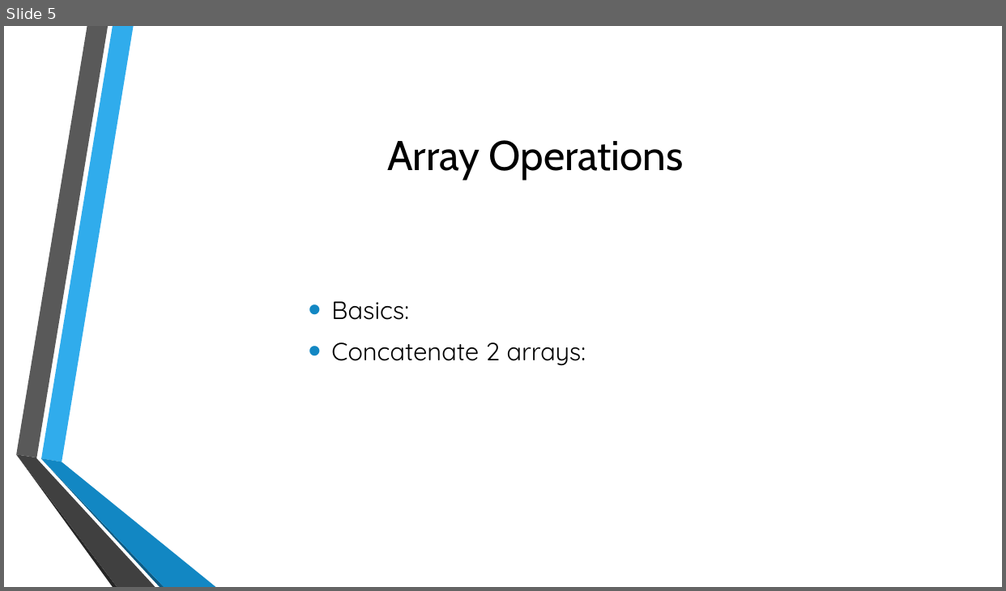
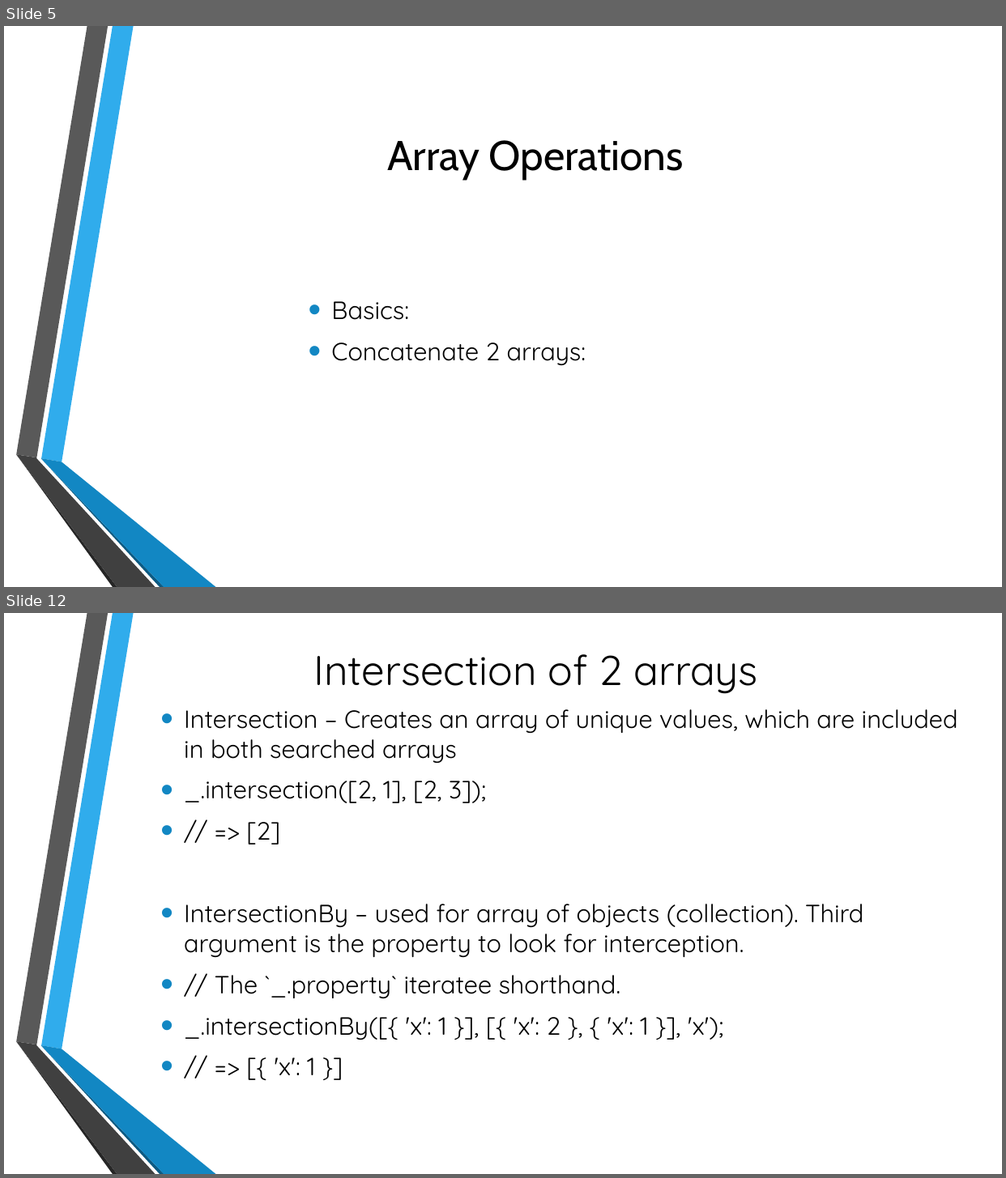
Before and after one commit to KostaProsenikov/lodash, a slide deck: Lodash.pptx. Shown one above the other, each under a label of ours: slide 5 before the commit, slides 5 and 12 after it; the slides between them are not shown. The pictures are 1006x591 and 1006x1178 pixels, drawn with LibreOffice and Linux fonts; fonts in the diff are those of the drawing; background and template pictures are left out. Boxes give left, top, right and bottom in pixels: in the first picture for what was removed or moved away, otherwise in the second. Text is boxed around its words. In the diff, an @@ line names an element or a change of style, - is before the commit and + after.

Commit message:
Update for the arrays presentation

```diff
--- a/Lodash.pptx
+++ b/Lodash.pptx
@@ slide 12 added at <box>4,613,1002,1174</box>, background picture (left out); not listed: 6 template elements that a slide beside it also shows @@
@@ title added at <box>313,654,757,694</box>, 40 pt, text #000000 @@
+Intersection of 2 arrays
@@ text added at <box>184,709,958,1076</box>, 24 pt, text #000000 @@
+• Intersection – Creates an array of unique values, which are included in both searched arrays
+• _.intersection([2, 1], [2, 3]);
+• // => [2]
+• IntersectionBy – used for array of objects (collection). Third argument is the property to look for interception.
+• // The `_.property` iteratee shorthand.
+• _.intersectionBy([{ 'x': 1 }], [{ 'x': 2 }, { 'x': 1 }], 'x');
+• // => [{ 'x': 1 }]
```
Also in this commit, not shown: 7 slides changed, 8 other slides added, 1 other file.
